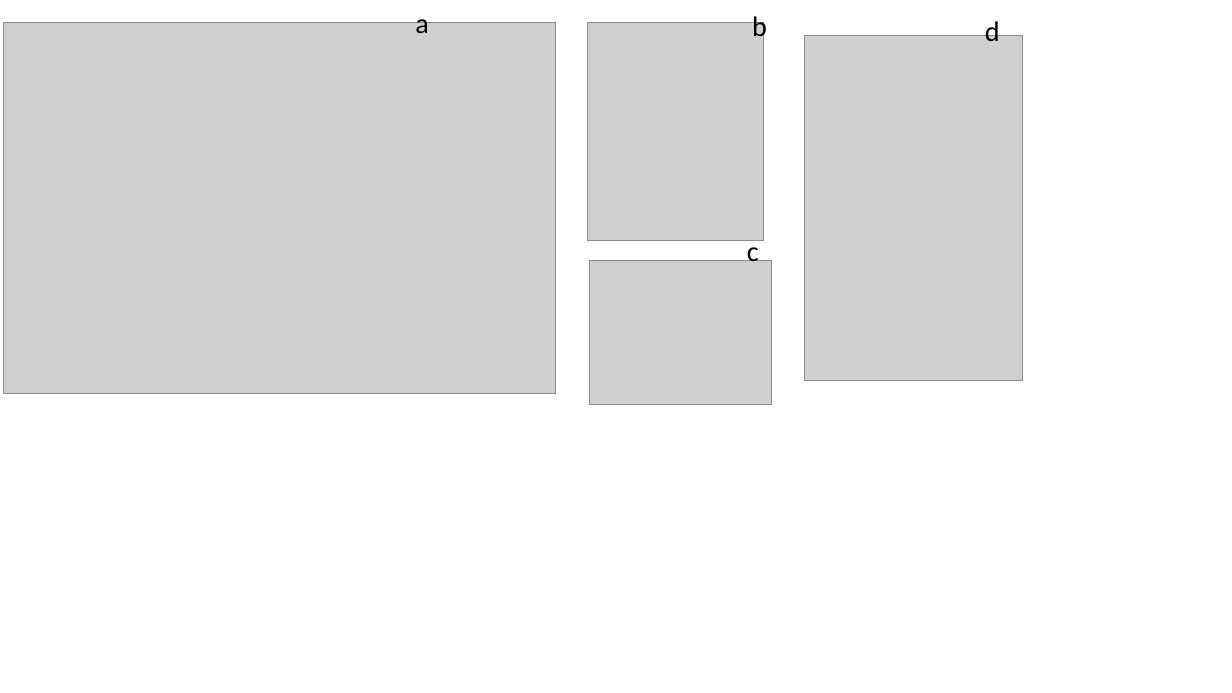
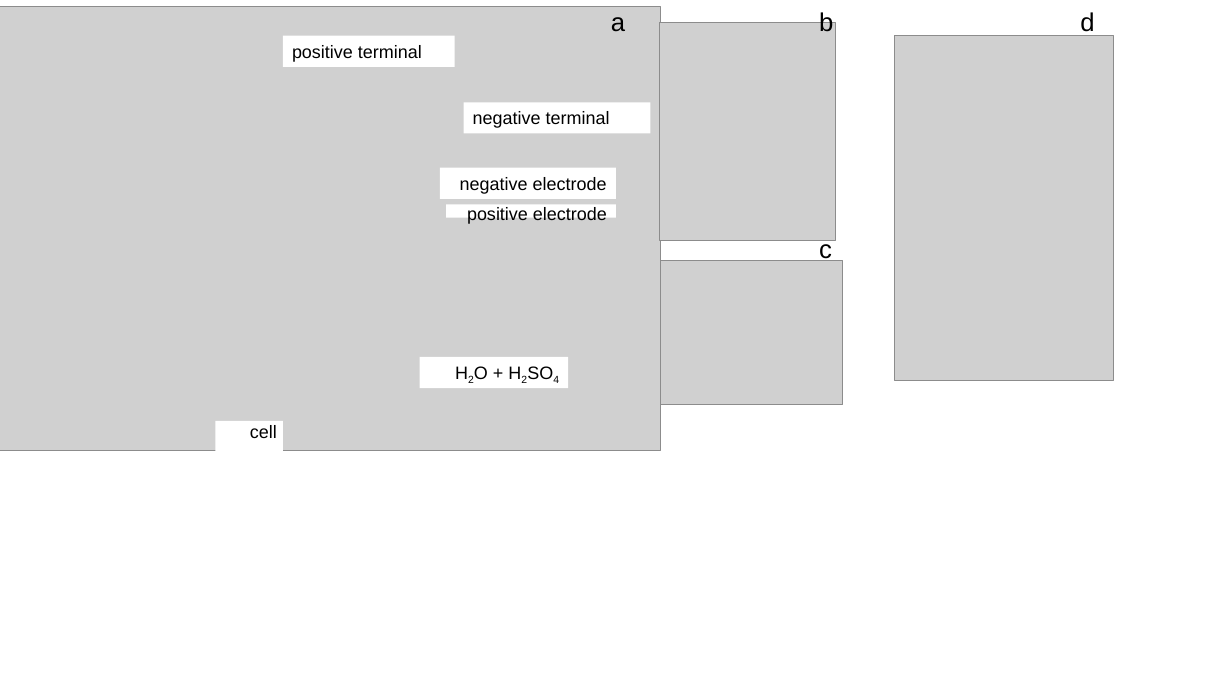
Before and after one commit to martavp/pv-textbook, a slide deck: slide 1 of Figures/Chapter_08/Figure8.16new.pptx. Drawn at 1232x693 pixels with LibreOffice and Linux fonts; fonts in the diff are those of the drawing; grey boxes stand for pictures. Boxes give left, top, right and bottom in pixels: in the first picture for what was removed or moved away, otherwise in the second. Text is boxed around its words. In the diff, an @@ line names an element or a change of style, - is before the commit and + after.

```diff
--- a/Figures/Chapter_08/Figure8.16new.pptx
+++ b/Figures/Chapter_08/Figure8.16new.pptx
@@ picture: place and size @@
-picture at bbox=[4, 23, 555, 394]
+picture at bbox=[0, 6, 661, 450]
@@ size 22 to 20 pt, font Calibri to Arial in 4 elements at bbox=[819, 10, 833, 32], bbox=[819, 240, 832, 261], bbox=[1080, 12, 1094, 37], bbox=[611, 17, 625, 32] @@
@@ text "a": place and size @@
-text "a" at bbox=[415, 10, 429, 33]
+text "a" at bbox=[611, 17, 625, 32]
@@ picture: place and size @@
-picture at bbox=[588, 23, 764, 240]
+picture at bbox=[659, 23, 836, 240]
@@ text "b": place and size @@
-text "b" at bbox=[752, 13, 767, 43]
+text "b" at bbox=[819, 10, 833, 32]
@@ text "d": place and size @@
-text "d" at bbox=[985, 18, 1000, 41]
+text "d" at bbox=[1080, 12, 1094, 37]
@@ rectangle added at bbox=[283, 36, 455, 67], fill #FFFFFF, 14 pt, text #000000 @@
+positive terminal
@@ picture: place and size @@
-picture at bbox=[805, 35, 1023, 380]
+picture at bbox=[896, 35, 1114, 380]
@@ rectangle added at bbox=[464, 103, 651, 134], fill #FFFFFF, 14 pt, text #000000 @@
+negative terminal
@@ rectangle added at bbox=[440, 167, 616, 199], fill #FFFFFF, 14 pt, text #000000 @@
+negative electrode
@@ rectangle added at bbox=[446, 204, 616, 217], fill #FFFFFF @@
@@ text added at bbox=[467, 206, 607, 224], 14 pt, text #000000 @@
+positive electrode
@@ text "c": place and size @@
-text "c" at bbox=[747, 240, 759, 261]
+text "c" at bbox=[819, 240, 832, 261]
@@ picture: place and size @@
-picture at bbox=[590, 261, 772, 405]
+picture at bbox=[661, 261, 843, 405]
@@ rectangle added at bbox=[420, 357, 568, 388], fill #FFFFFF, 14 pt, text #000000 @@
+H2O + H2SO4
@@ rectangle added at bbox=[215, 421, 283, 456], fill #FFFFFF @@
@@ text added at bbox=[250, 425, 277, 438], 14 pt, text #000000 @@
+cell
```
Also in this commit, not shown: 1 other file.
